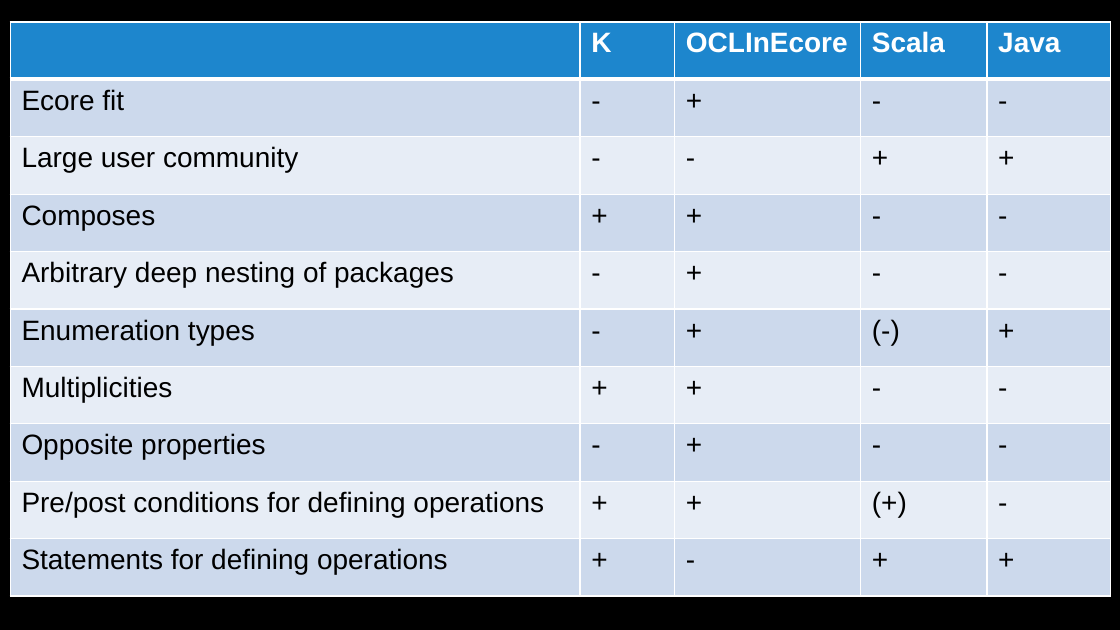
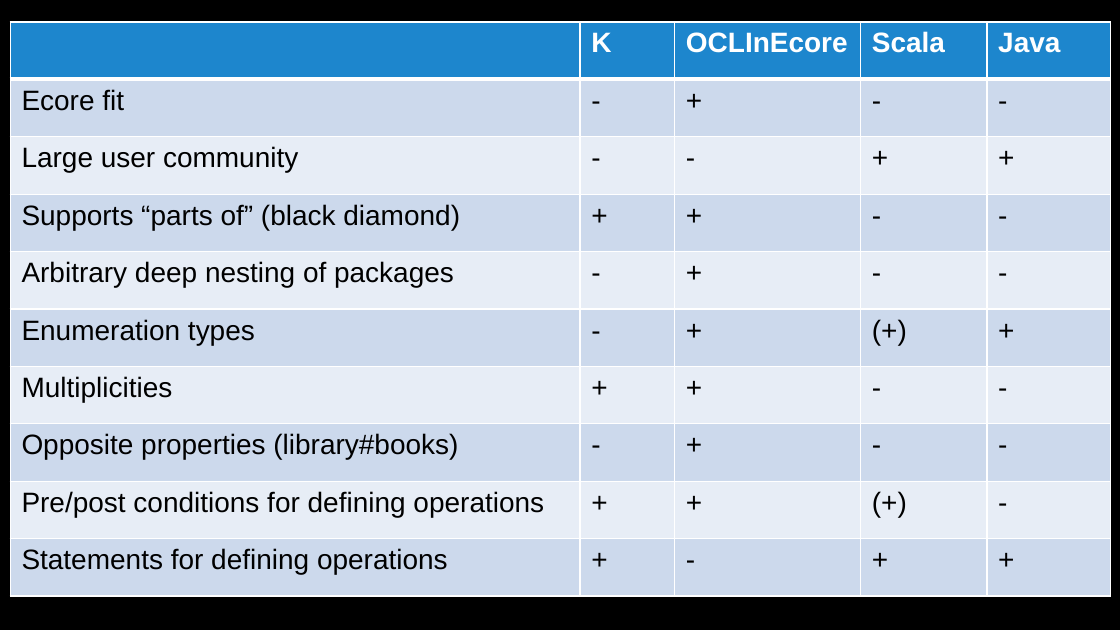
Before and after one commit to Open-MBEE/klang, a slide deck: slide 34 of presentations/LanguageStudy.pptx. Drawn at 1120x630 pixels with LibreOffice and Linux fonts; fonts in the diff are those of the drawing; background and template pictures are left out. Boxes give left, top, right and bottom in pixels: in the first picture for what was removed or moved away, otherwise in the second. Text is boxed around its words. In the diff, an @@ line names an element or a change of style, - is before the commit and + after.

```diff
--- a/presentations/LanguageStudy.pptx
+++ b/presentations/LanguageStudy.pptx
@@ table at [10,22,1111,597] @@
-row 4, column 1: Composes
+row 4, column 1: Supports “parts of” (black diamond)
-row 6, column 4: (-)
+row 6, column 4: (+)
-row 8, column 1: Opposite properties
+row 8, column 1: Opposite properties (library#books)
```
Also in this commit, not shown: 15 other slides changed, 2 slides added, 2 slides removed.
